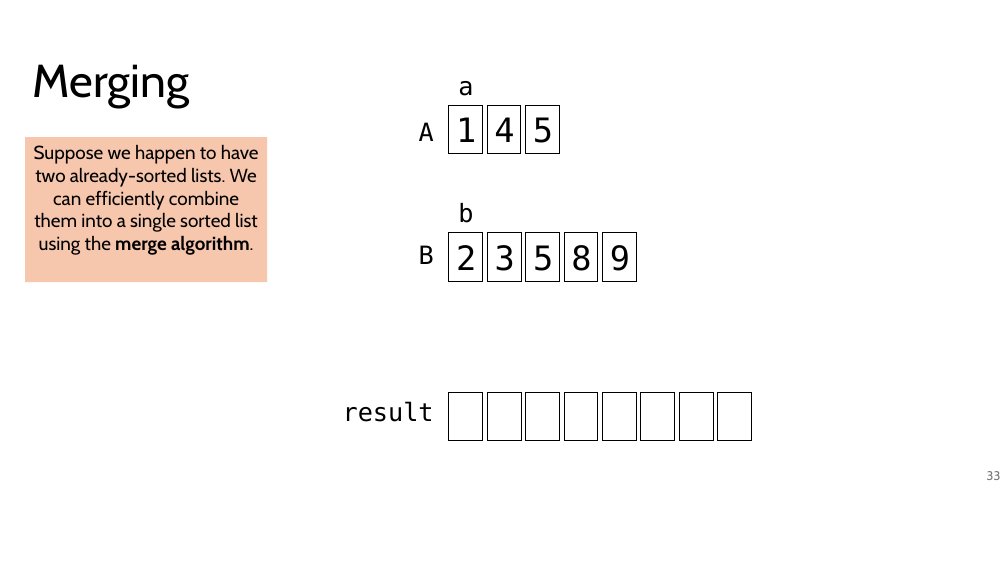
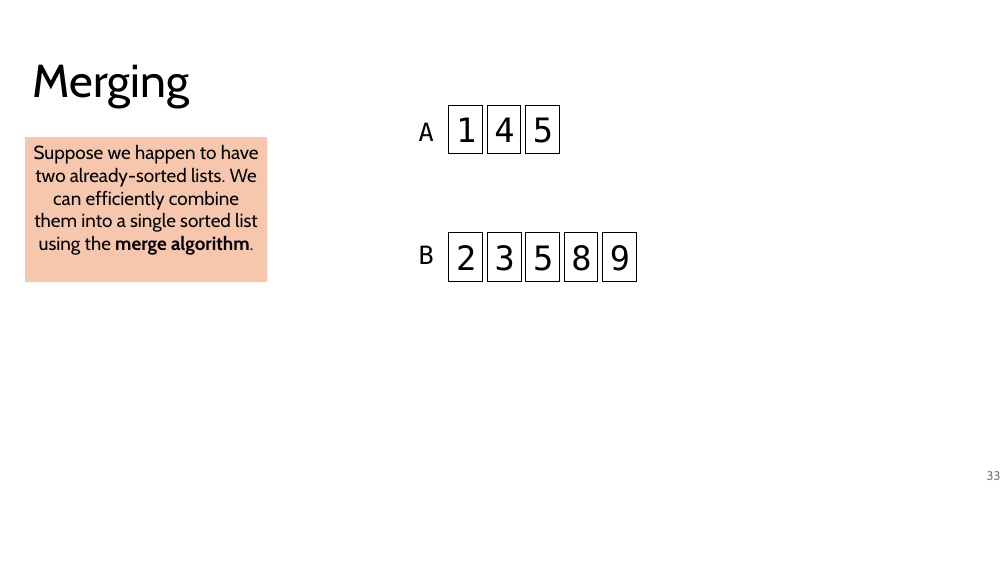
Before and after one commit to tjd1234/cmpt120fall2024, a slide deck: slide 33 of lecture_notes/chapter_algorithms/alg3_sorting/sorting.pptx. Drawn at 1008x567 pixels with LibreOffice and Linux fonts; fonts in the diff are those of the drawing. Boxes give left, top, right and bottom in pixels: in the first picture for what was removed or moved away, otherwise in the second. Text is boxed around its words. In the diff, an @@ line names an element or a change of style, - is before the commit and + after.

```diff
--- a/lecture_notes/chapter_algorithms/alg3_sorting/sorting.pptx
+++ b/lecture_notes/chapter_algorithms/alg3_sorting/sorting.pptx
@@ text removed at [458,81,473,96] @@
-a
@@ text removed at [458,203,473,223] @@
-b
@@ text removed at [343,401,434,422] @@
-result
@@ group removed at [449,392,752,441]: 8 rectangles @@
```
Also in this commit, not shown: 16 other slides changed, 2 slides added, 4 other files.
